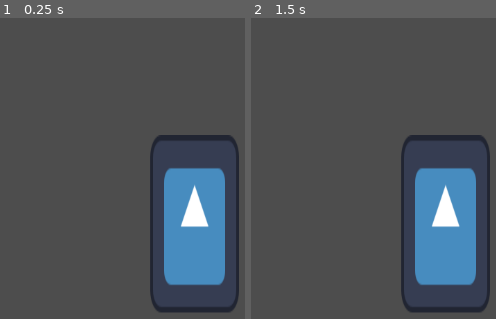
Above: before the commit, frames 1-2 (left to right).
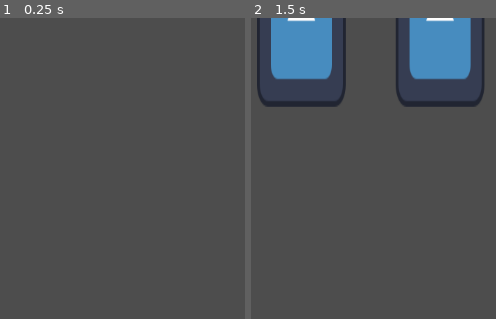
Above: after the commit, the same moments.

Repository: Simon-Kahre/nTCG
Game: Godot game, scene res://scenes/testingEnv.tscn
The game is run twice, just before and just after one commit, with the same random seed, the same clock (stepped at 60 frames per second) and the same inputs. The engine's default icon, where the game draws it, is replaced by a stand-in: a white triangle on a blue panel in a dark square.
Inputs:
- Up to frame 1 (0.25 s): no input
- Up to frame 2 (1.5 s): tap Enter at 0.5 s; tap Space at 0.6, 0.77, 1.07, 1.25, 1.35 s

The runs differ from the first frame. In frame 1, 12% of the frame differs, in the area x 61-98%, y 38-98%; in frame 2, 25%, in the area x 2-98%, y 0-98%.

Commit message:
Start on the Collection display screen

Diff:
--- /dev/null
+++ b/trading-card-game/scenes/collection.gd
@@ -0,0 +1,15 @@
+extends Node2D
+
+var allCards: Array[PackedScene]
+
+func _ready() -> void:
+	allCards = get_parent().allCards
+	var pos = 100
+	for card in allCards:
+		var createdCard = card.instantiate()
+		var sprite = createdCard.get_child(0)
+		createdCard.remove_child(sprite)
+		sprite.position = Vector2(pos, 0)
+		self.add_child(sprite)
+		createdCard.queue_free()
+		pos += 200
--- a/trading-card-game/scenes/collection.tscn
+++ b/trading-card-game/scenes/collection.tscn
@@ -1,3 +1,6 @@
 [gd_scene format=3 uid="uid://ycncofcdfeoy"]
 
+[ext_resource type="Script" uid="uid://gkj0v8krm4iu" path="res://scenes/collection.gd" id="1_mldy4"]
+
 [node name="Collection" type="Node2D" unique_id=1686596102]
+script = ExtResource("1_mldy4")
--- a/trading-card-game/scenes/testingEnv.tscn
+++ b/trading-card-game/scenes/testingEnv.tscn
@@ -6,6 +6,7 @@
 
 [node name="Main" type="Node2D" unique_id=1088991301]
 script = ExtResource("1_20xah")
+allCards = Array[PackedScene]([ExtResource("1_hhmql"), ExtResource("1_hhmql")])
 
 [node name="Node" type="Node" parent="." unique_id=1948156395]
 script = ExtResource("3_20xah")
--- a/trading-card-game/scripts/player.gd
+++ b/trading-card-game/scripts/player.gd
@@ -3,8 +3,16 @@
 extends Node
 
 @export var cards: Array[PackedScene]
+var allCards: Array[PackedScene]
+var collectedCards = {}
 
 func _ready() -> void:
+	allCards = get_parent().allCards
+
+	for card in allCards:
+		collectedCards[card] = 0
+
 	for card in cards:
+		collectedCards[card] += 1
 		var createdCard = card.instantiate()
-		self.add_child(createdCard)
+		#self.add_child(createdCard)
--- a/trading-card-game/scripts/testing_env.gd
+++ b/trading-card-game/scripts/testing_env.gd
@@ -8,6 +8,9 @@
 
 var collectionScene: PackedScene = preload("res://scenes/collection.tscn")
 var currentScene: availableScenes
+
+@export var allCards: Array[PackedScene]
+
 func _ready() -> void:
 	currentScene = availableScenes.HOME
 
@@ -16,4 +19,4 @@
 		if event.pressed and event.keycode == KEY_SPACE and not currentScene == availableScenes.COLLECTION:
 			currentScene = availableScenes.COLLECTION
 			print("yes")
-			#get_tree().change_scene_to_packed(collectionScene)
+			self.add_child(collectionScene.instantiate())
Not shown, added: trading-card-game/scenes/collection.gd.uid
